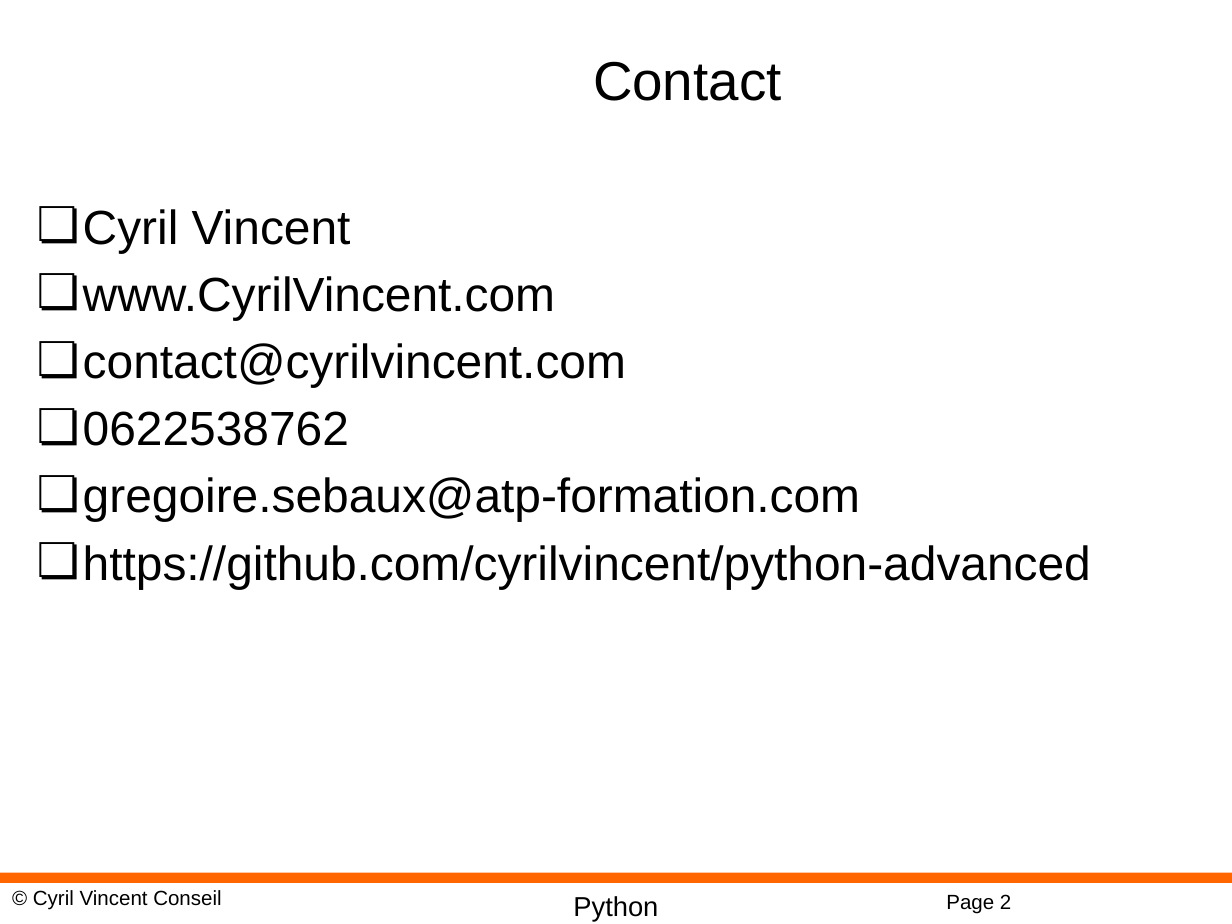
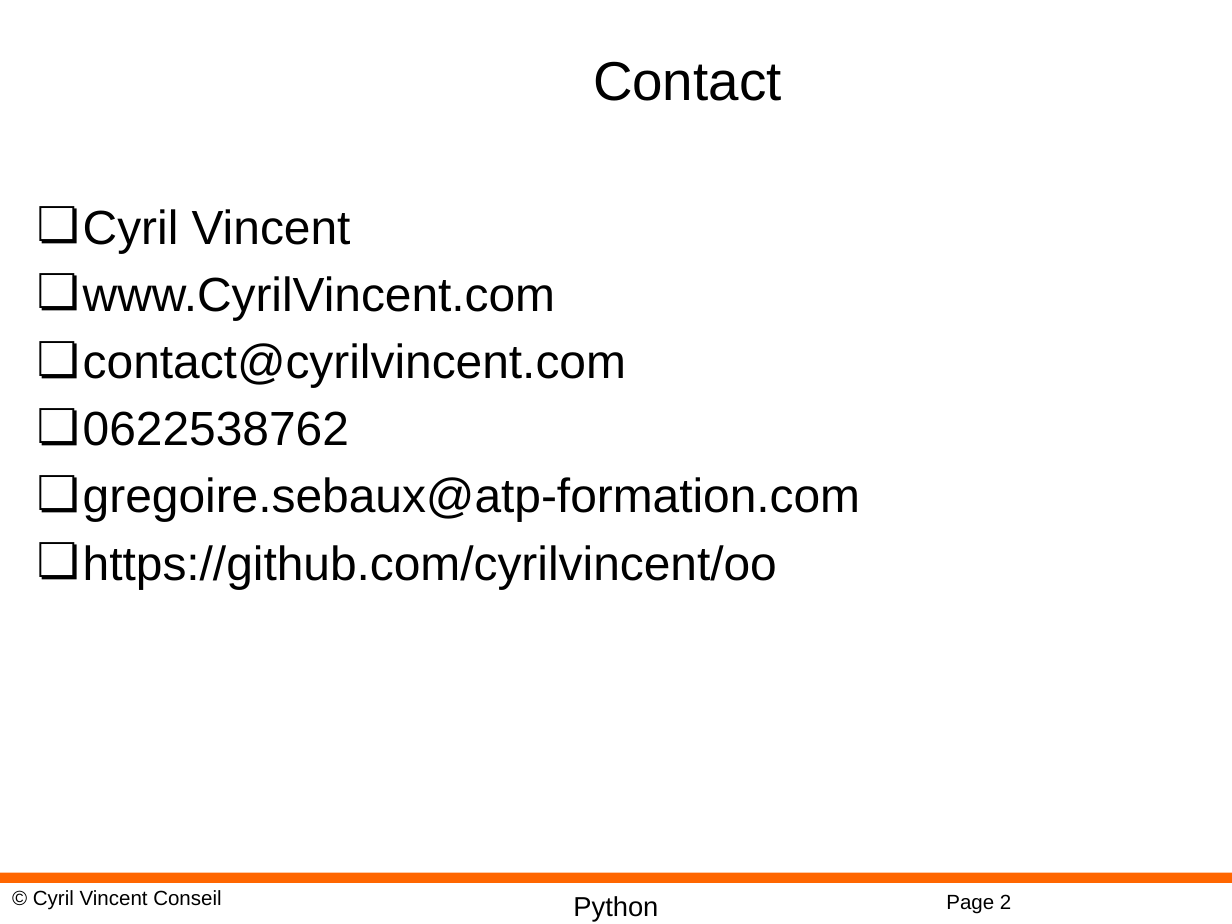
Before and after one commit to cyrilvincent/oo, a slide deck: slide 2 of PPT/PythonOO00-Intro.pptx. Drawn at 1232x924 pixels with LibreOffice and Linux fonts; fonts in the diff are those of the drawing; background and template pictures are left out. Boxes give left, top, right and bottom in pixels: in the first picture for what was removed or moved away, otherwise in the second. Text is boxed around its words. In the diff, an @@ line names an element or a change of style, - is before the commit and + after.

```diff
--- a/PPT/PythonOO00-Intro.pptx
+++ b/PPT/PythonOO00-Intro.pptx
@@ text at (83,545,777,589): text changed @@
-❏ https://github.com/cyrilvincent/python-advanced
+❏ https://github.com/cyrilvincent/oo
```
Also in this commit, not shown: 1 other file.
